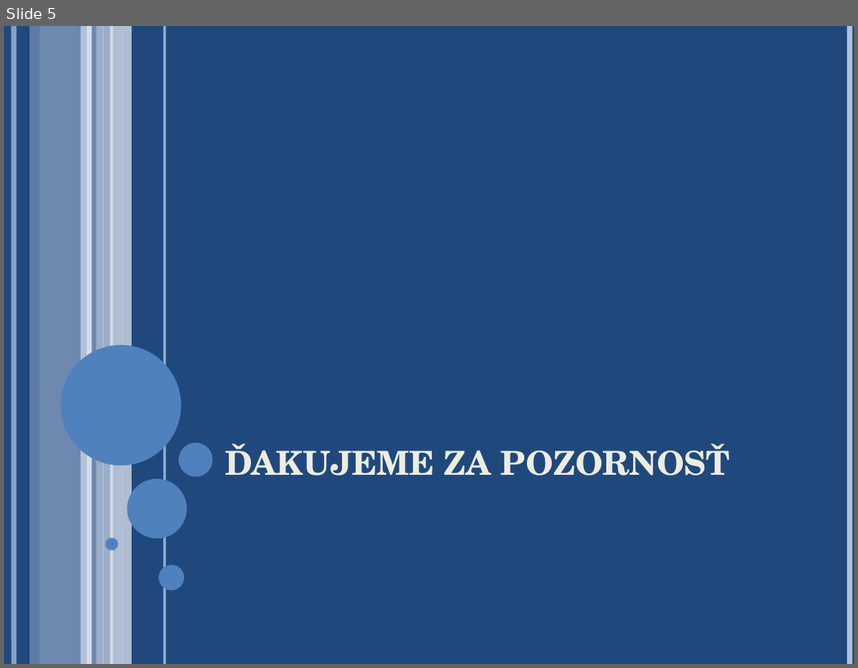
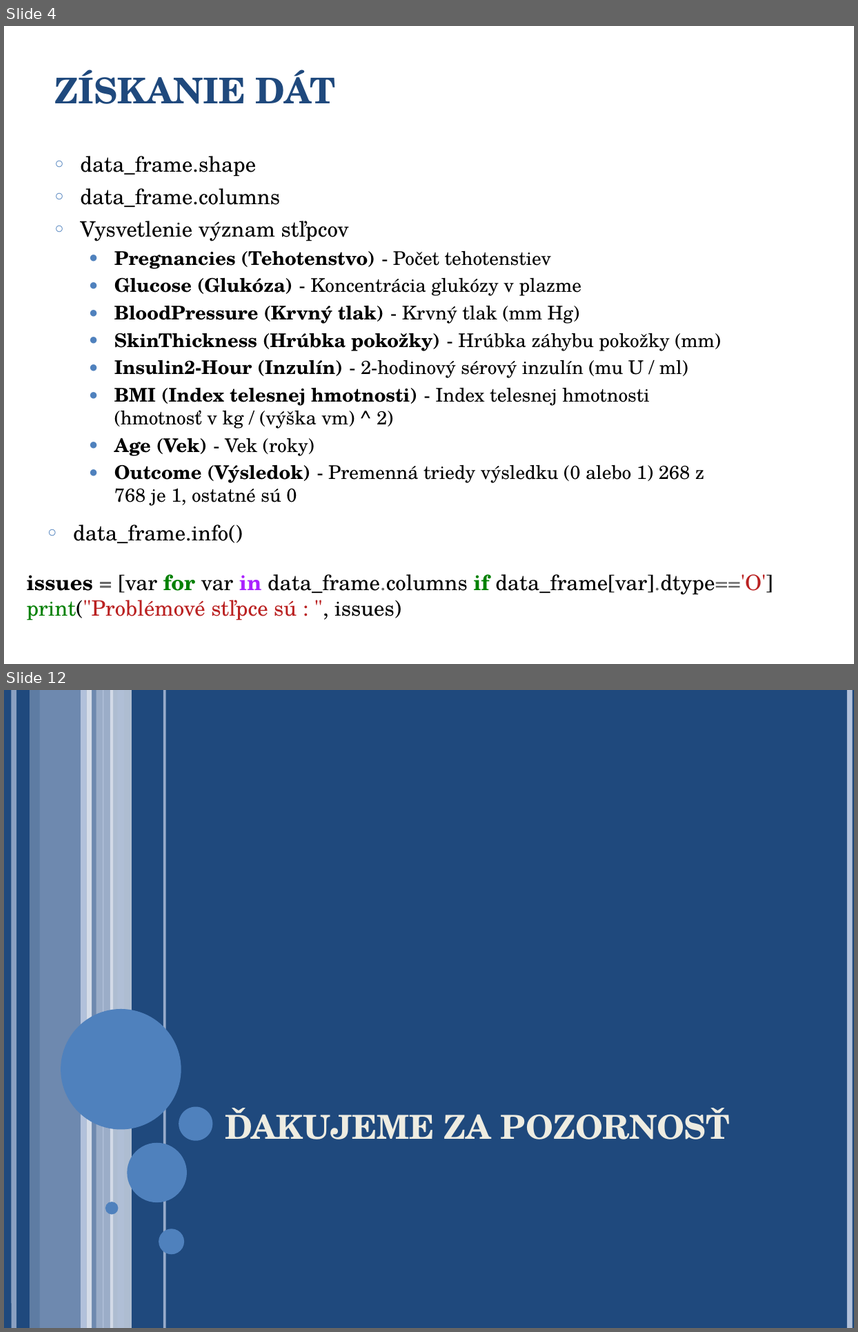
Before and after one commit to georgeob/Mate_NS2020, a slide deck: presentation.ppt. Shown one above the other, each under a label of ours: slide 5 before the commit, slides 4 and 12 after it; the slides between them are not shown. The pictures are 858x668 and 858x1332 pixels, drawn with LibreOffice and Linux fonts; fonts in the diff are those of the drawing. Boxes give left, top, right and bottom in pixels: in the first picture for what was removed or moved away, otherwise in the second. Text is boxed around its words. In the diff, an @@ line names an element or a change of style, - is before the commit and + after.

```diff
--- a/presentation.ppt
+++ b/presentation.ppt
@@ slide 4 added at (4,26,854,664), background #FFFFFF @@
@@ title added at (55,69,336,104), 30 pt, text #1F497D, bold @@
+ZÍSKANIE DÁT
@@ text added at (80,156,721,506), 16 pt, text #000000 @@
+○ data_frame.shape
+○ data_frame.columns
+○ Vysvetlenie význam stľpcov
+  ● Pregnancies (Tehotenstvo) - Počet tehotenstiev
+  ● Glucose (Glukóza) - Koncentrácia glukózy v plazme
+  ● BloodPressure (Krvný tlak) - Krvný tlak (mm Hg)
+  ● SkinThickness (Hrúbka pokožky) - Hrúbka záhybu pokožky (mm)
+  ● Insulin2-Hour (Inzulín) - 2-hodinový sérový inzulín (mu U / ml)
+  ● BMI (Index telesnej hmotnosti) - Index telesnej hmotnosti (hmotnosť v kg / (výška vm) ^ 2)
+  ● Age (Vek) - Vek (roky)
+  ● Outcome (Výsledok) - Premenná triedy výsledku (0 alebo 1) 268 z 768 je 1, ostatné sú 0
@@ text added at (73,524,243,543), 18 pt, text #000000 @@
+○ data_frame.info()
@@ text added at (27,574,773,620), 18 pt, text #000000 @@
+issues = [var for var in data_frame.columns if data_frame[var].dtype=='O']
+print("Problémové stľpce sú : ", issues)
@@ what was slide 5 is now slide 12 @@
```
Also in this commit, not shown: 4 slides changed, 7 other slides added, 1 slide removed.
